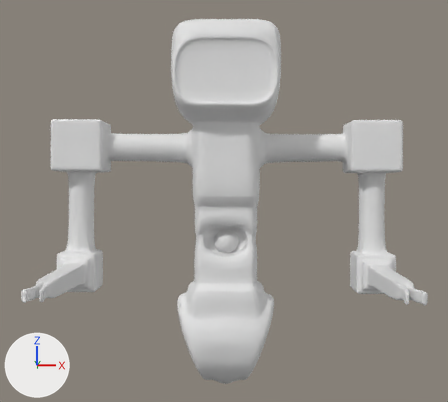
What one commit did to the Blender file blend/warpfall_server_bot/warpfall_robot_server.blend.
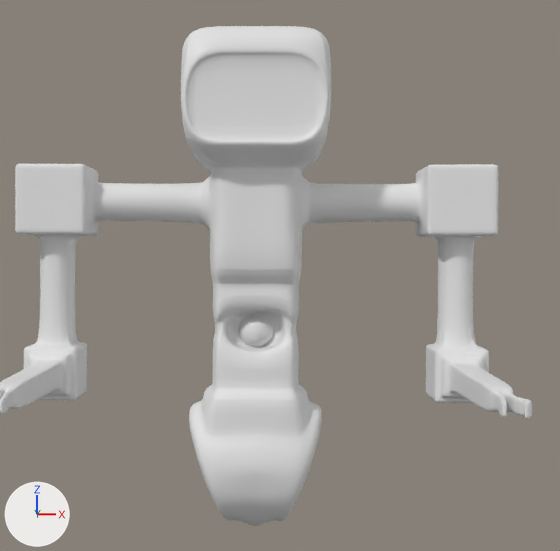
The first picture shows the older version from a 50 mm lens placed at (0.029, -2.454, 0.772), pointed at (-0.004, -0.204, 0.722). The close-ups show both versions on the part from 9% to 100% of the width and 0% to 100% of the height of that picture. Lighting does not change. The marker at lower left points along +X, +Y and +Z. Materials are left out; every surface is plain grey.
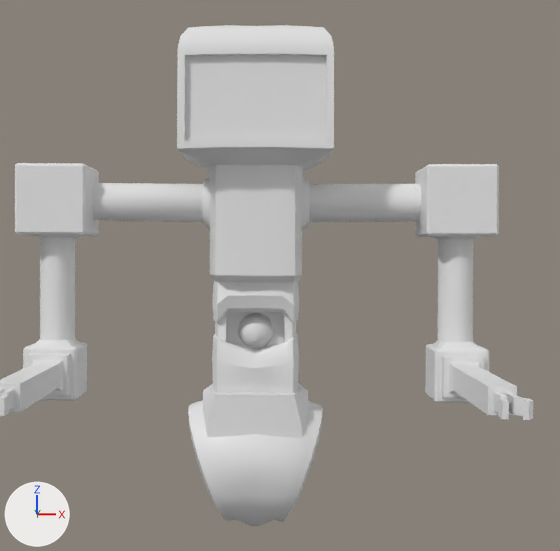
Boxes (x1, y1, x2, y2) around the edits, measured in the close-ups (560 x 551 px):
```json
{"object": "Circle.002", "change": "modifiers changed", "before": [0, 26, 532, 526], "after": [0, 25, 533, 526]}
```

Edits to the scene script, one JSON object a line:
```json
{"op": "remove", "block": "ob_circle_002", "code": "_m = ob_circle_002.modifiers.new('Subdivision', 'SUBSURF')"}
{"op": "remove", "block": "ob_circle_002", "code": "_m.render_levels = 3"}
```
